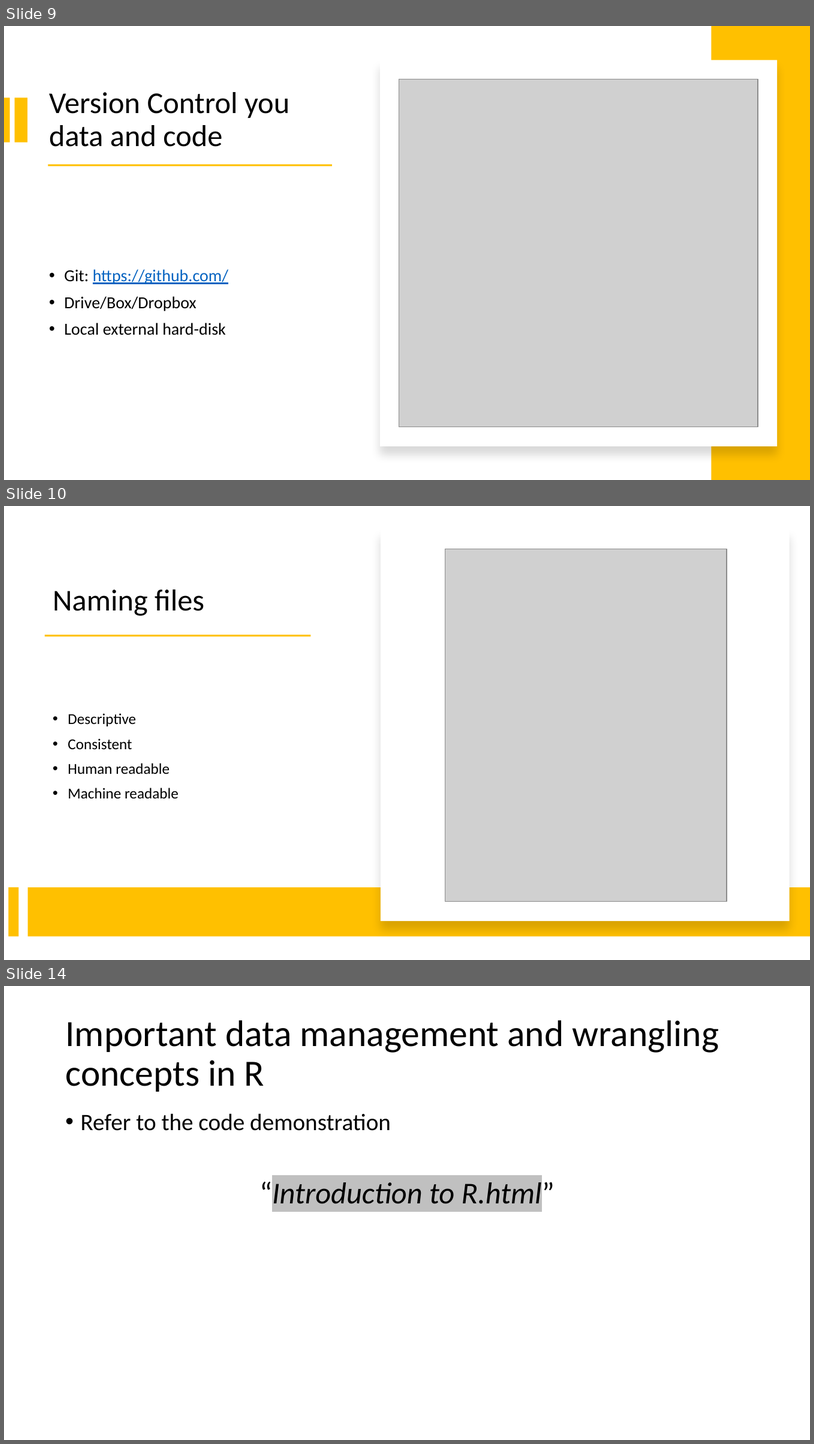
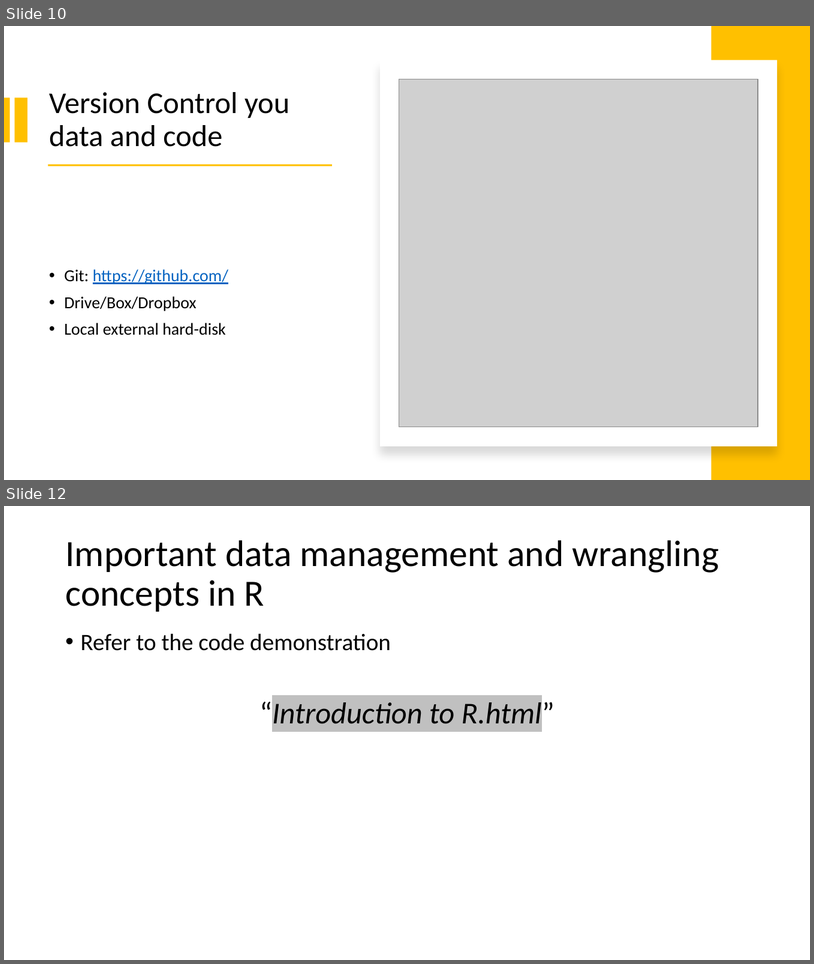
Before and after one commit to EpiPandit/MPM_200, a slide deck: Session 5/R and data management.pptx. Shown one above the other, each under a label of ours: slides 9, 10 and 14 before the commit, slides 10 and 12 after it; the slides between them are not shown. The pictures are 814x1444 and 814x964 pixels, drawn with LibreOffice and Linux fonts; fonts in the diff are those of the drawing; grey boxes stand for pictures. Boxes give left, top, right and bottom in pixels: in the first picture for what was removed or moved away, otherwise in the second. Text is boxed around its words. In the diff, an @@ line names an element or a change of style, - is before the commit and + after.

```diff
--- a/Session 5/R and data management.pptx
+++ b/Session 5/R and data management.pptx
@@ slide 10 removed at [4, 506, 810, 960], background #FFFFFF @@
@@ rectangle removed at [381, 529, 790, 921] @@
@@ picture removed at [446, 549, 728, 901] @@
@@ title removed at [53, 589, 204, 616] @@
-Naming files
@@ rectangle removed at [45, 635, 311, 637] @@
@@ text removed at [68, 713, 179, 799] @@
-• Descriptive
-• Consistent
-• Human readable
-• Machine readable
@@ rectangle removed at [8, 887, 18, 936] @@
@@ rectangle removed at [28, 888, 810, 936] @@
@@ what was slide 9 is now slide 10 @@
@@ what was slide 14 is now slide 12 @@
```
Also in this commit, not shown: 5 slides changed, 5 slides added, 6 other slides removed, 5 other files.
